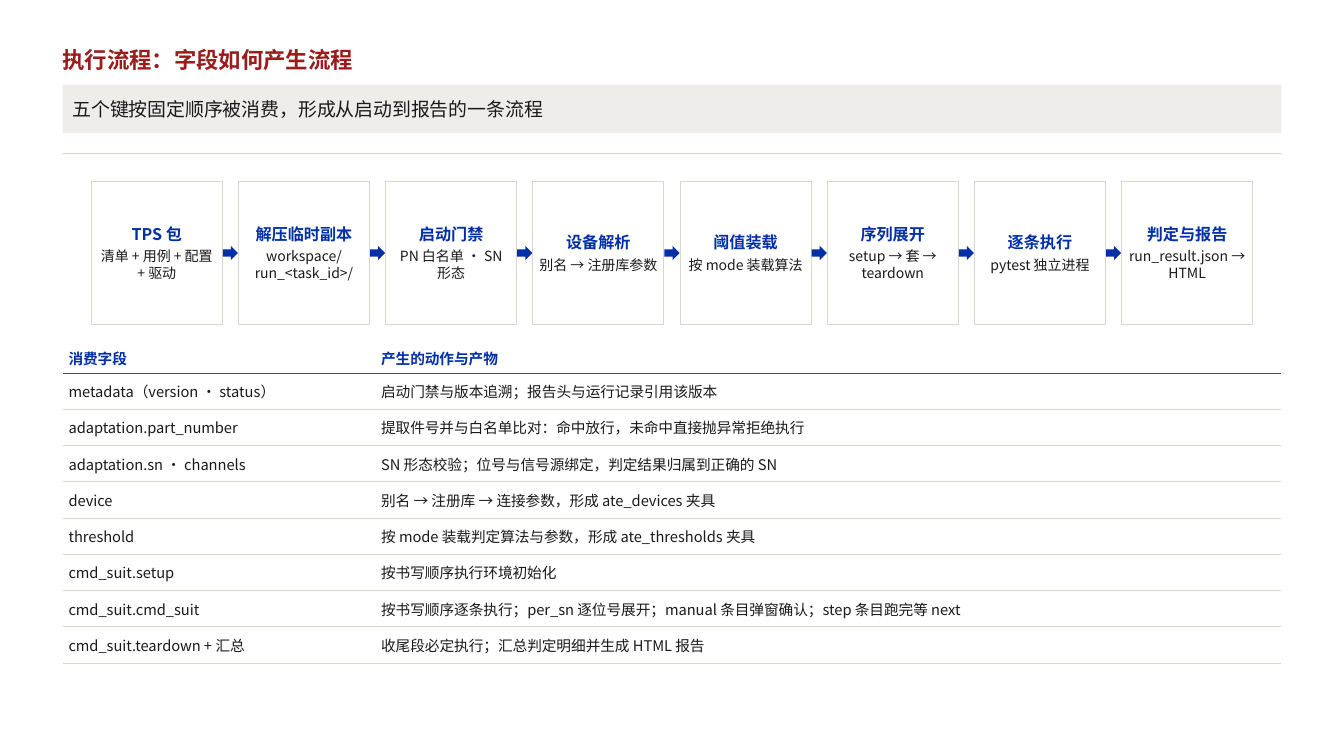
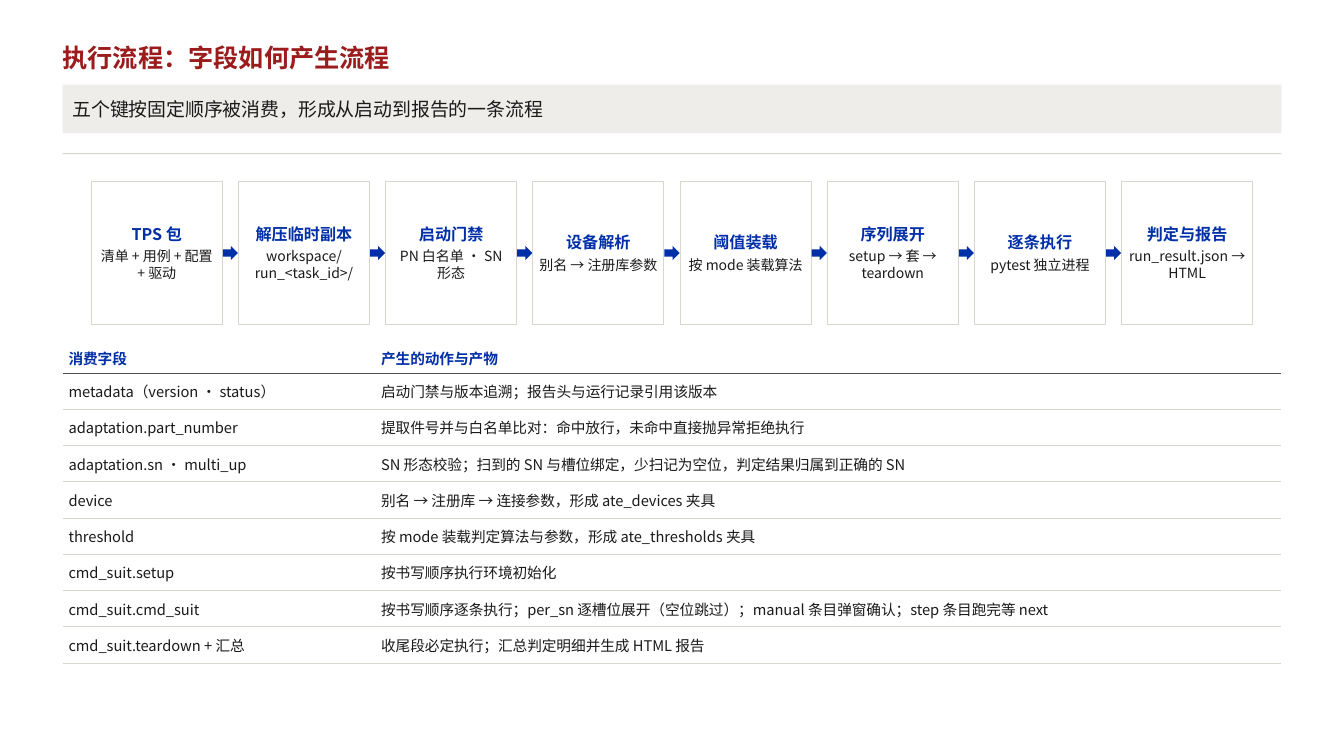
Before and after one commit to KenerlMage/ATEDemo, a slide deck: slide 10 of docs/TPS用例集设计.pptx. Drawn at 1344x756 pixels with LibreOffice and Linux fonts; fonts in the diff are those of the drawing. Boxes give left, top, right and bottom in pixels: in the first picture for what was removed or moved away, otherwise in the second. Text is boxed around its words. In the diff, an @@ line names an element or a change of style, - is before the commit and + after.

```diff
--- a/docs/TPS用例集设计.pptx
+++ b/docs/TPS用例集设计.pptx
@@ text "执行流程：字段如何产生流程" at (x1=63, y1=45, x2=391, y2=70): size 16 to 18 pt @@
@@ table at (x1=63, y1=343, x2=1281, y2=663) @@
-row 4, column 1: adaptation.sn · channels
+row 4, column 1: adaptation.sn · multi_up
-row 4, column 2: SN 形态校验；位号与信号源绑定，判定结果归属到正确的 SN
+row 4, column 2: SN 形态校验；扫到的 SN 与槽位绑定，少扫记为空位，判定结果归属到正确的 SN
-row 8, column 2: 按书写顺序逐条执行；per_sn 逐位号展开；manual 条目弹窗确认；step 条目跑完等 next
+row 8, column 2: 按书写顺序逐条执行；per_sn 逐槽位展开（空位跳过）；manual 条目弹窗确认；step 条目跑完等 next
```
Also in this commit, not shown: 9 other slides changed.
